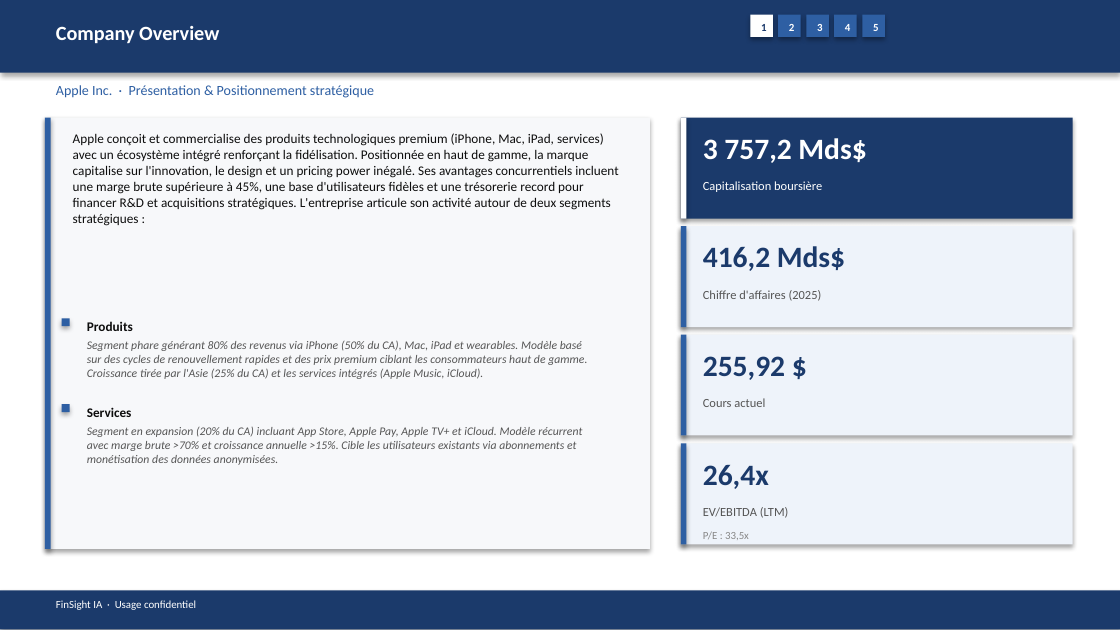
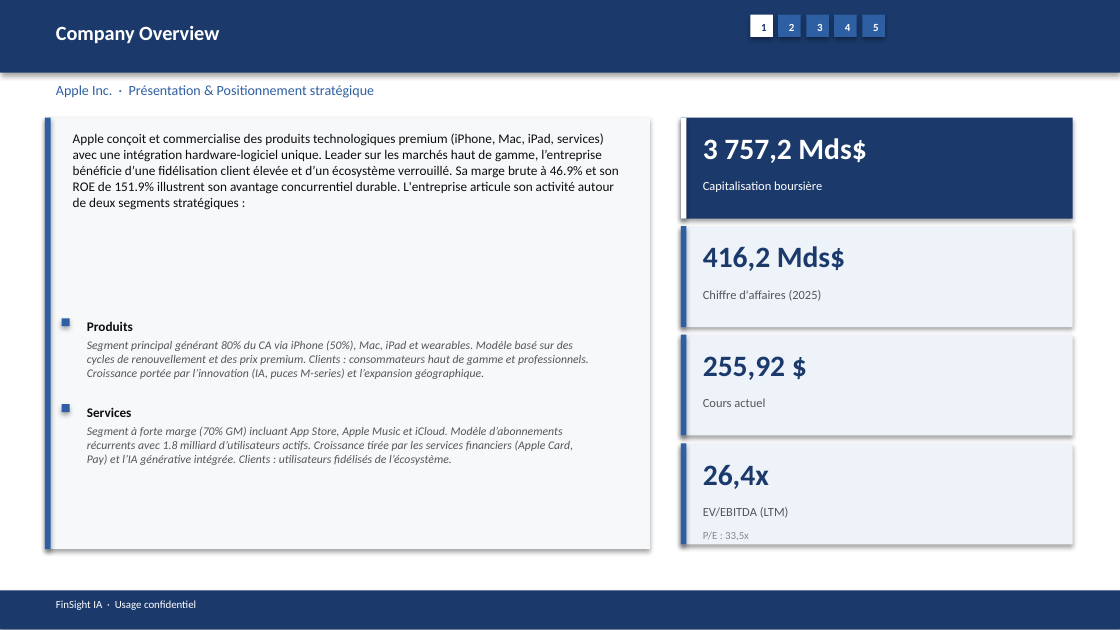
Before and after one commit to baptistejeh07-art/finsight-ia, a slide deck: slide 5 of preview/AAPL/AAPL_pitchbook.pptx. Drawn at 1120x630 pixels with LibreOffice and Linux fonts; fonts in the diff are those of the drawing. Boxes give left, top, right and bottom in pixels: in the first picture for what was removed or moved away, otherwise in the second. Text is boxed around its words. In the diff, an @@ line names an element or a change of style, - is before the commit and + after.

```diff
--- a/preview/AAPL/AAPL_pitchbook.pptx
+++ b/preview/AAPL/AAPL_pitchbook.pptx
@@ text at <box>73,133,619,210</box>: text changed @@
-Apple conçoit et commercialise des produits technologiques premium (iPhone, Mac, iPad, services) avec un écosystème intégré renforçant la fidélisation. Positionnée en haut de gamme, la marque capitalise sur l'innovation, le design et un pricing power inégalé. Ses avantages concurrentiels incluent une marge brute supérieure à 45%, une base d'utilisateurs fidèles et une trésorerie record pour financer R&D et acquisitions stratégiques. L'entreprise articule son activité autour de deux segments stratégiques :
+Apple conçoit et commercialise des produits technologiques premium (iPhone, Mac, iPad, services) avec une intégration hardware-logiciel unique. Leader sur les marchés haut de gamme, l’entreprise bénéficie d’une fidélisation client élevée et d’un écosystème verrouillé. Sa marge brute à 46.9% et son ROE de 151.9% illustrent son avantage concurrentiel durable. L'entreprise articule son activité autour de deux segments stratégiques :
@@ text at <box>87,340,589,379</box>: text changed @@
-Segment phare générant 80% des revenus via iPhone (50% du CA), Mac, iPad et wearables. Modèle basé sur des cycles de renouvellement rapides et des prix premium ciblant les consommateurs haut de gamme. Croissance tirée par l'Asie (25% du CA) et les services intégrés (Apple Music, iCloud).
+Segment principal générant 80% du CA via iPhone (50%), Mac, iPad et wearables. Modèle basé sur des cycles de renouvellement et des prix premium. Clients : consommateurs haut de gamme et professionnels. Croissance portée par l’innovation (IA, puces M-series) et l’expansion géographique.
@@ text at <box>87,427,573,465</box>: text changed @@
-Segment en expansion (20% du CA) incluant App Store, Apple Pay, Apple TV+ et iCloud. Modèle récurrent avec marge brute >70% et croissance annuelle >15%. Cible les utilisateurs existants via abonnements et monétisation des données anonymisées.
+Segment à forte marge (70% GM) incluant App Store, Apple Music et iCloud. Modèle d’abonnements récurrents avec 1.8 milliard d’utilisateurs actifs. Croissance tirée par les services financiers (Apple Card, Pay) et l’IA générative intégrée. Clients : utilisateurs fidélisés de l’écosystème.
```
Also in this commit, not shown: 12 other slides changed, 4 other files.
